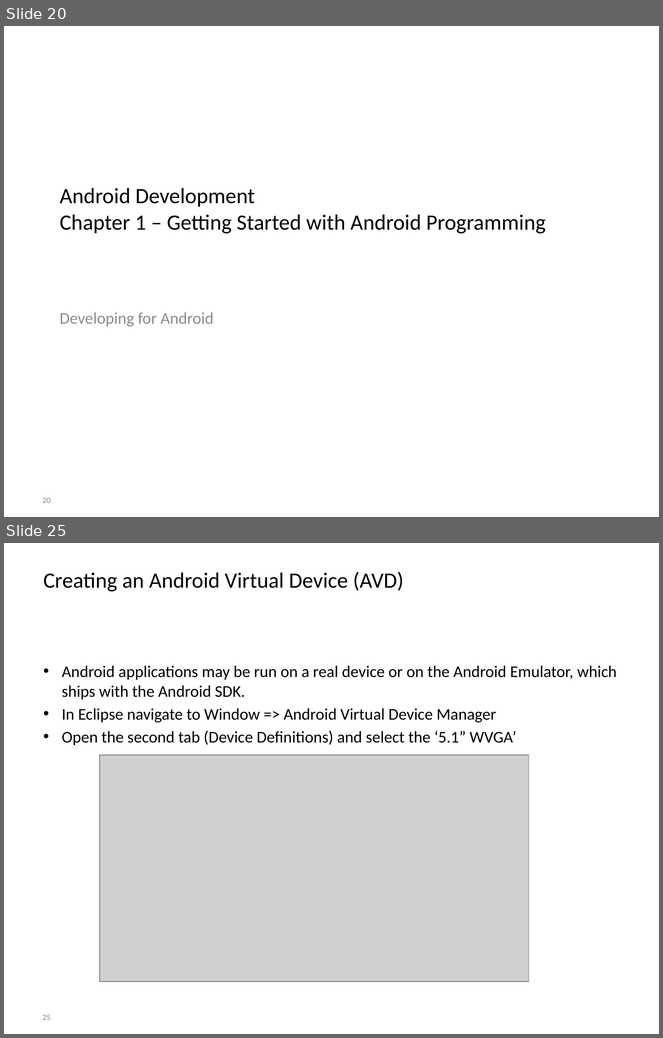
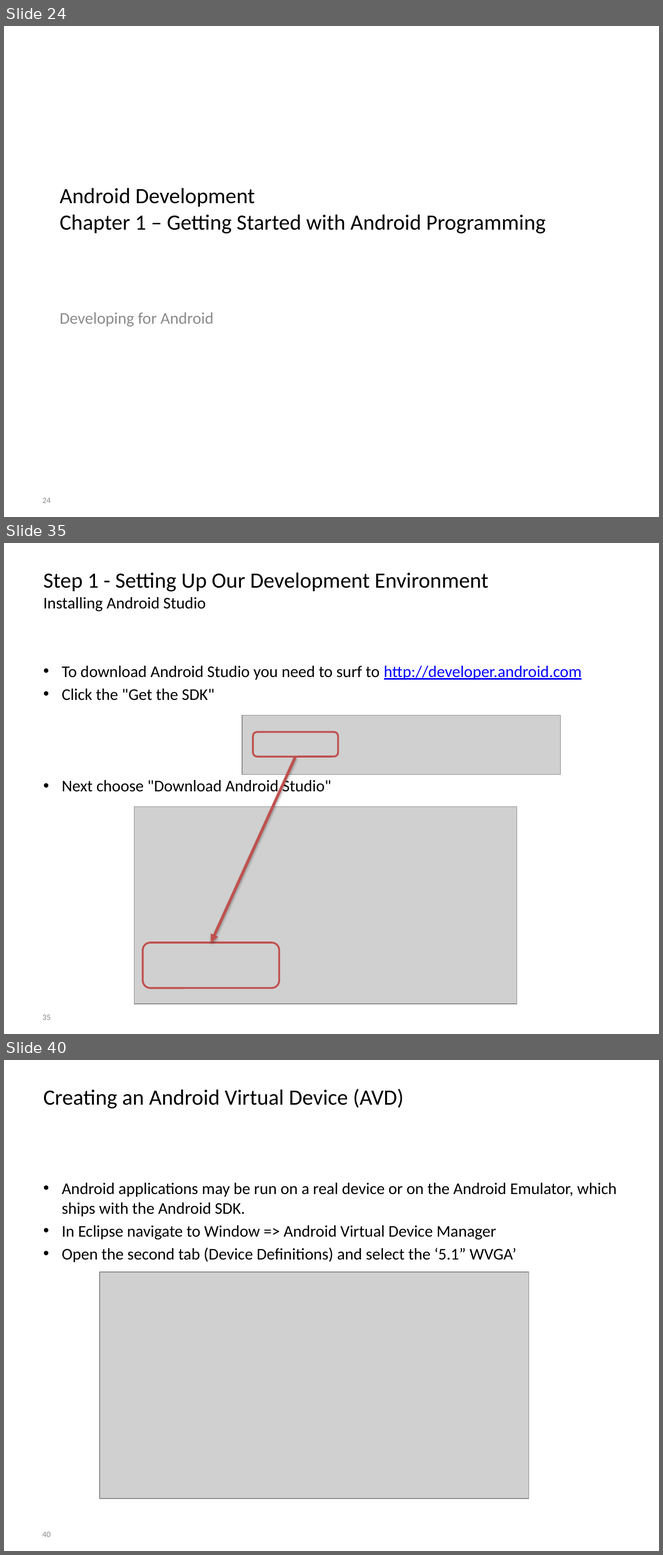
Before and after one commit to BioBoost/android_development_course, a slide deck: slides/chapter1_getting_started.pptx. Shown one above the other, each under a label of ours: slides 20 and 25 before the commit, slides 24, 35 and 40 after it; the slides between them are not shown. The pictures are 663x1038 and 663x1555 pixels, drawn with LibreOffice and Linux fonts; fonts in the diff are those of the drawing; grey boxes stand for pictures; background and template pictures are left out. Boxes give left, top, right and bottom in pixels: in the first picture for what was removed or moved away, otherwise in the second. Text is boxed around its words. In the diff, an @@ line names an element or a change of style, - is before the commit and + after.

Commit message:
Add slides on installation of android studio

```diff
--- a/slides/chapter1_getting_started.pptx
+++ b/slides/chapter1_getting_started.pptx
@@ slide 35 added at (x1=4, y1=543, x2=659, y2=1034), background picture (left out) @@
@@ title added at (x1=44, y1=572, x2=489, y2=612), 24 pt, text #000000 @@
+Step 1 - Setting Up Our Development Environment
+Installing Android Studio
@@ text added at (x1=62, y1=666, x2=582, y2=796), 18 pt, text #000000 @@
+• To download Android Studio you need to surf to http://developer.android.com
+• Click the "Get the SDK"
+• Next choose "Download Android Studio"
@@ picture added at (x1=243, y1=715, x2=561, y2=775) @@
@@ rounded rectangle added at (x1=253, y1=732, x2=338, y2=757), outline #C0504D 2 pt @@
@@ arrow added from (296, 757) to (211, 943), #C0504D 3 pt @@
@@ picture added at (x1=135, y1=807, x2=517, y2=1004) @@
@@ rounded rectangle added at (x1=143, y1=943, x2=279, y2=988), outline #C0504D 2 pt @@
@@ page number added at (x1=42, y1=1015, x2=51, y2=1020), 9 pt, text #8C8C8C @@
+35
@@ what was slide 20 is now slide 24 @@
@@ page number at (x1=42, y1=498, x2=51, y2=503): text changed @@
-20
+24
@@ what was slide 25 is now slide 40 @@
@@ page number at (x1=42, y1=1532, x2=51, y2=1537): text changed @@
-25
+40
```
Also in this commit, not shown: 2 slides changed, 18 other slides added, 4 slides removed.
